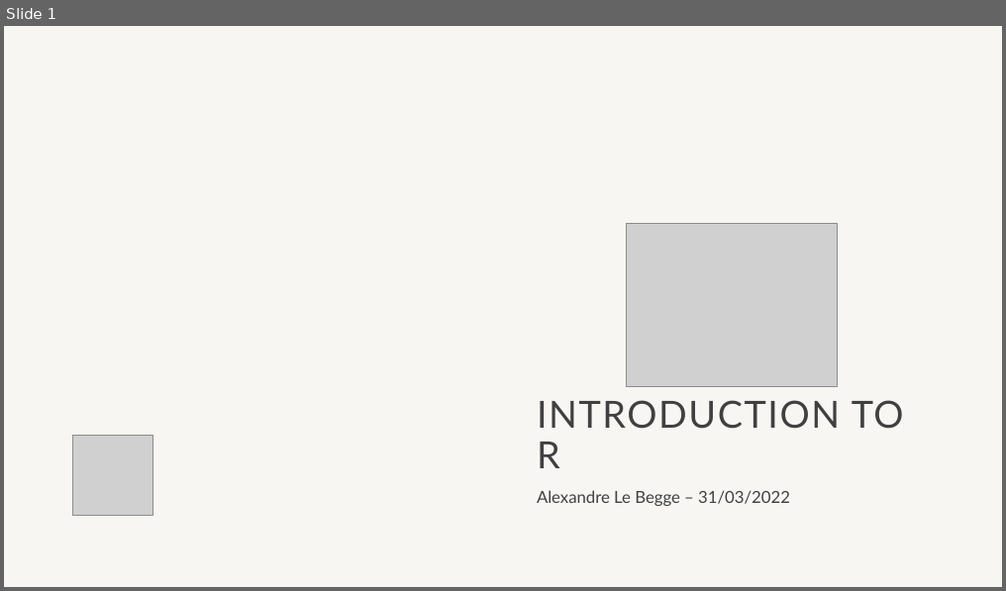
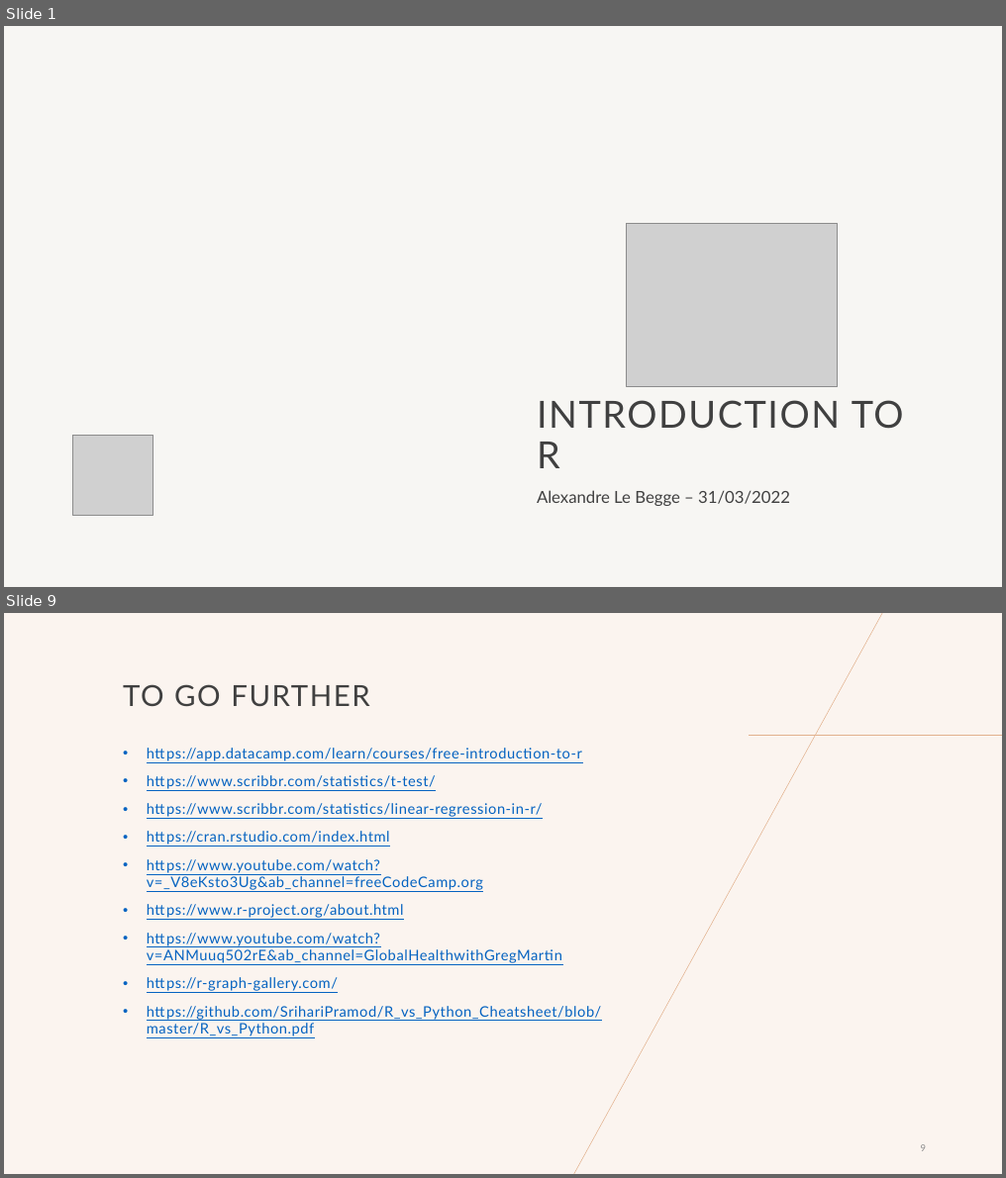
Before and after one commit to alebegge/techtalks, a slide deck: Intro_to_R.pptx. Shown one above the other, each under a label of ours: slide 1 before the commit, slides 1 and 9 after it; the slides between them are not shown. The pictures are 1006x591 and 1006x1178 pixels, drawn with LibreOffice and Linux fonts; fonts in the diff are those of the drawing; grey boxes stand for pictures; background and template pictures are left out. Boxes give left, top, right and bottom in pixels: in the first picture for what was removed or moved away, otherwise in the second. Text is boxed around its words. In the diff, an @@ line names an element or a change of style, - is before the commit and + after.

```diff
--- a/Intro_to_R.pptx
+++ b/Intro_to_R.pptx
@@ slide 9 added at <box>4,613,1002,1174</box>, background #FBF4EF @@
@@ line added from (884, 613) to (573, 1174), #E2B18D 0.5 pt @@
@@ title added at <box>123,684,369,707</box>, 28 pt, text #404040 @@
+TO GO FURTHER
@@ text added at <box>147,748,601,1037</box>, 14 pt, text #0563C1, underline @@
+• https://app.datacamp.com/learn/courses/free-introduction-to-r
+• https://www.scribbr.com/statistics/t-test/
+• https://www.scribbr.com/statistics/linear-regression-in-r/
+• https://cran.rstudio.com/index.html
+• https://www.youtube.com/watch?v=_V8eKsto3Ug&ab_channel=freeCodeCamp.org
+• https://www.r-project.org/about.html
+• https://www.youtube.com/watch?v=ANMuuq502rE&ab_channel=GlobalHealthwithGregMartin
+• https://r-graph-gallery.com/
+• https://github.com/SrihariPramod/R_vs_Python_Cheatsheet/blob/master/R_vs_Python.pdf
@@ line added from (748, 736) to (1002, 736), #E2B18D 0.5 pt @@
@@ page number added at <box>921,1145,926,1152</box>, 9 pt, text #8C8C8C @@
+9
```
Also in this commit, not shown: 4 slides changed, 2 other slides added, 16 slides removed.
